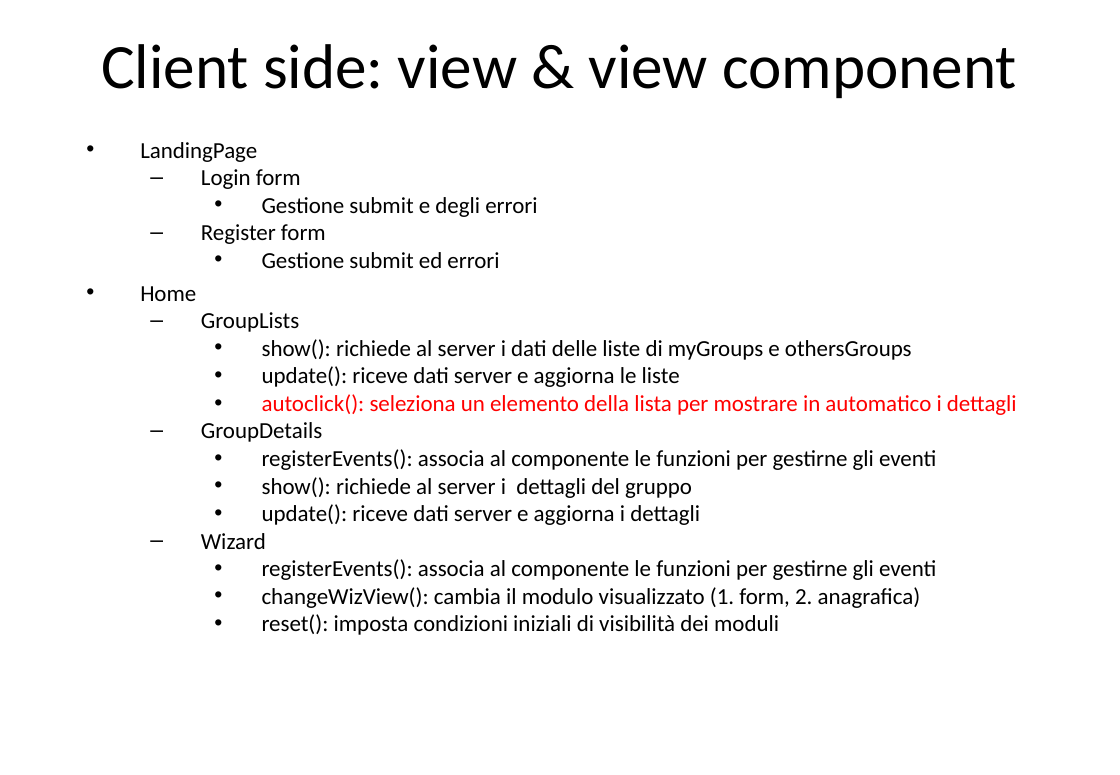
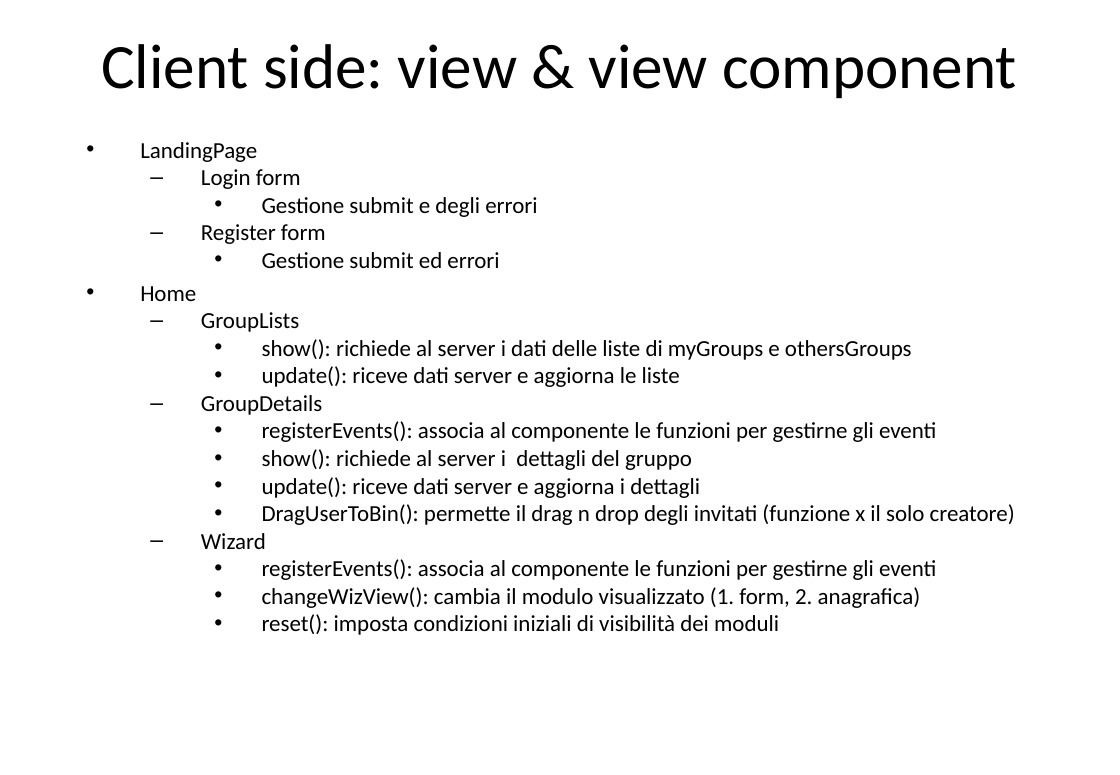
Before and after one commit to lucanotluka/Tecnologie-Informatiche-per-il-Web_-_Rich-Internet-Application, a slide deck: slide 14 of TIW-GruppiRIA.pptx. Drawn at 1120x775 pixels with LibreOffice and Linux fonts; fonts in the diff are those of the drawing. Boxes give left, top, right and bottom in pixels: in the first picture for what was removed or moved away, otherwise in the second. Text is boxed around its words. In the diff, an @@ line names an element or a change of style, - is before the commit and + after.

```diff
--- a/TIW-GruppiRIA.pptx
+++ b/TIW-GruppiRIA.pptx
@@ text at <box>262,394,1017,415</box>: paragraph removed @@
-    • autoclick(): seleziona un elemento della lista per mostrare in automatico i dettagli
@@ text at <box>262,504,1015,525</box>: paragraph added @@
+    • DragUserToBin(): permette il drag n drop degli invitati (funzione x il solo creatore)
```
Also in this commit, not shown: 6 other slides changed, 3 slides added, 6 slides removed, 3 other files.
